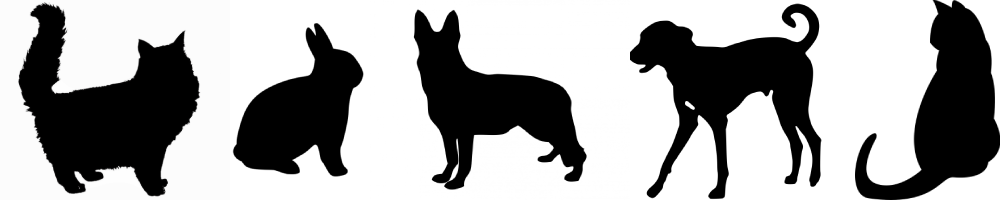
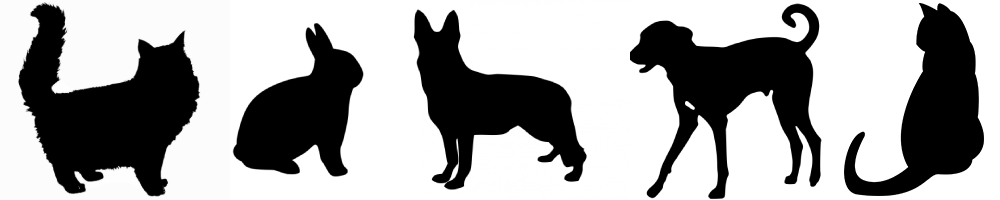
Layers edited between the first and the second 1000×200 image:
painted on "cat-1144200_1280" over (x1=844, y1=0, x2=1000, y2=200)
